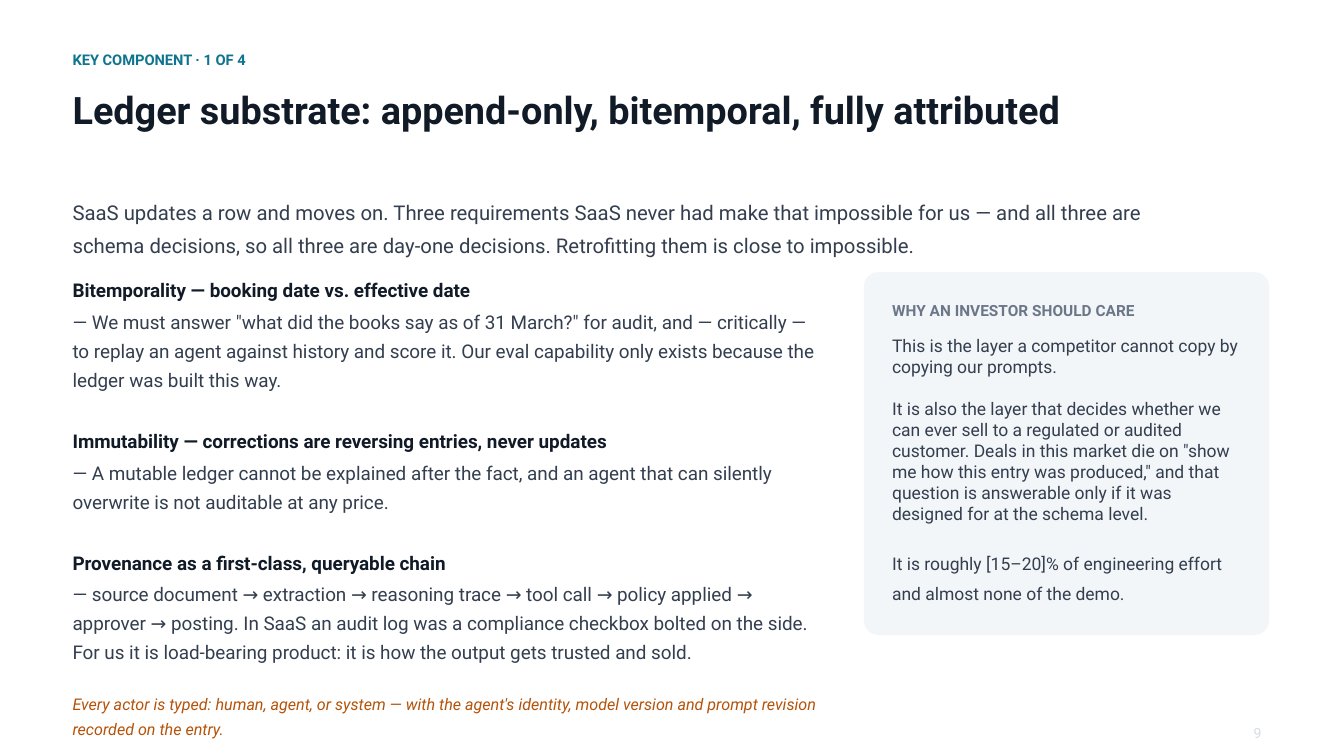
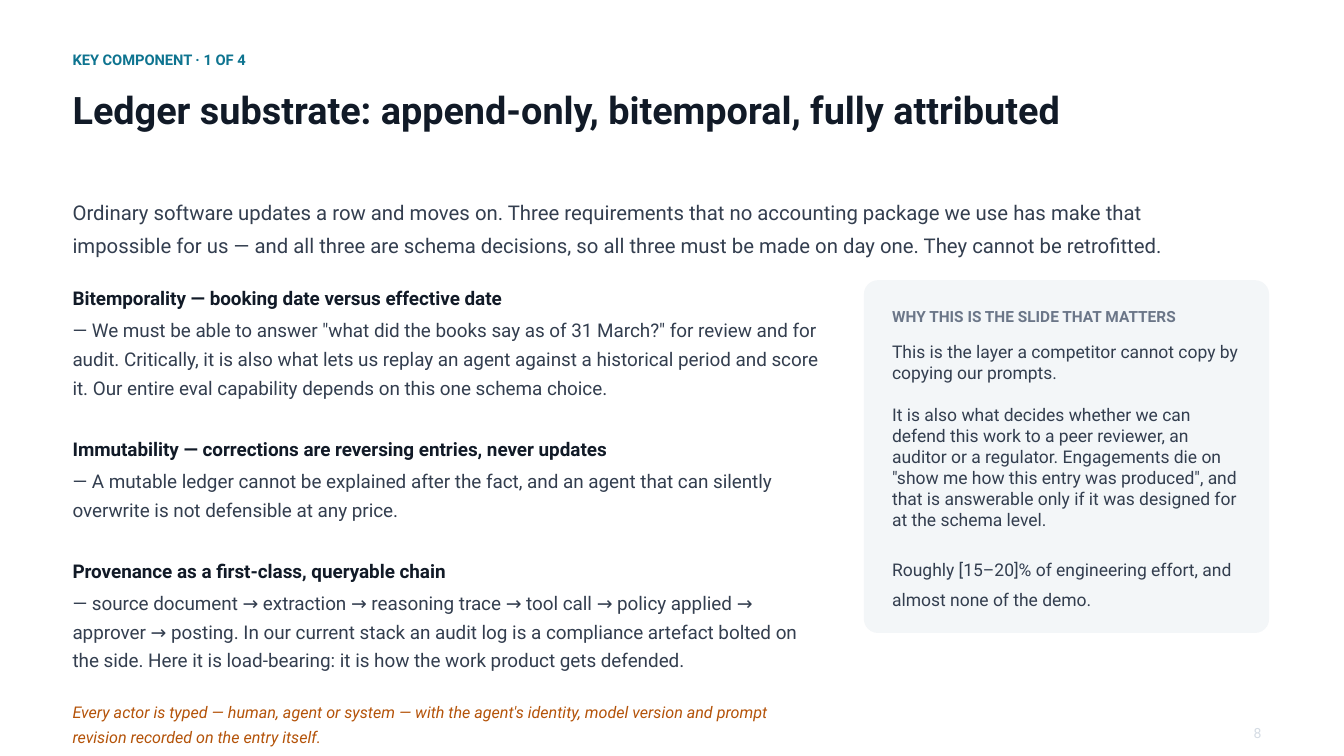
Before and after one commit to cllu/aimi-accounting-software-proposal, a slide deck: slide 9 of agent-native-accounting-deck.pptx (slide 10 before the commit). Drawn at 1344x756 pixels with LibreOffice and Linux fonts; fonts in the diff are those of the drawing. Boxes give left, top, right and bottom in pixels: in the first picture for what was removed or moved away, otherwise in the second. Text is boxed around its words. In the diff, an @@ line names an element or a change of style, - is before the commit and + after.

```diff
--- a/agent-native-accounting-deck.pptx
+++ b/agent-native-accounting-deck.pptx
@@ text at (73,204,1162,258): text changed @@
-SaaS updates a row and moves on. Three requirements SaaS never had make that impossible for us — and all three are schema decisions, so all three are day-one decisions. Retrofitting them is close to impossible.
+Ordinary software updates a row and moves on. Three requirements that no accounting package we use has make that impossible for us — and all three are schema decisions, so all three must be made on day one. They cannot be retrofitted.
@@ text at (73,290,818,399): text changed @@
-Bitemporality — booking date vs. effective date
-— We must answer "what did the books say as of 31 March?" for audit, and — critically — to replay an agent against history and score it. Our eval capability only exists because the ledger was built this way.
+Bitemporality — booking date versus effective date
+— We must be able to answer "what did the books say as of 31 March?" for review and for audit. Critically, it is also what lets us replay an agent against a historical period and score it. Our entire eval capability depends on this one schema choice.
@@ text "Bitemporality — booking date versus ...": place and size @@
-text "Bitemporality — booking date versus ..." at (73,282,816,739)
+text "Bitemporality — booking date versus ..." at (73,290,818,747)
@@ rounded rectangle: place and size @@
-rounded rectangle at (864,272,1269,635)
+rounded rectangle at (864,280,1269,633)
@@ text at (892,311,1175,322): text changed @@
-WHY AN INVESTOR SHOULD CARE
+WHY THIS IS THE SLIDE THAT MATTERS
@@ text at (892,345,1238,606): text changed @@
-This is the layer a competitor cannot copy by copying our prompts.
-It is also the layer that decides whether we can ever sell to a regulated or audited customer. Deals in this market die on "show me how this entry was produced," and that question is answerable only if it was designed for at the schema level.
-It is roughly [15–20]% of engineering effort and almost none of the demo.
+This is the layer a competitor cannot copy by copying our prompts.
+It is also what decides whether we can defend this work to a peer reviewer, an auditor or a regulator. Engagements die on "show me how this entry was produced", and that is answerable only if it was designed for at the schema level.
+Roughly [15–20]% of engineering effort, and almost none of the demo.
@@ text at (73,502,398,521): text changed @@
-— A mutable ledger cannot be explained after the fact, and an agent that can silently overwrite is not auditable at any price.
+— A mutable ledger cannot be explained after the fact, and an agent that can silently overwrite is not defensible at any price.
@@ text at (73,596,797,747): text changed @@
-— source document → extraction → reasoning trace → tool call → policy applied → approver → posting. In SaaS an audit log was a compliance checkbox bolted on the side. For us it is load-bearing product: it is how the output gets trusted and sold.
-Every actor is typed: human, agent, or system — with the agent's identity, model version and prompt revision recorded on the entry.
+— source document → extraction → reasoning trace → tool call → policy applied → approver → posting. In our current stack an audit log is a compliance artefact bolted on the side. Here it is load-bearing: it is how the work product gets defended.
+Every actor is typed — human, agent or system — with the agent's identity, model version and prompt revision recorded on the entry itself.
```
Also in this commit, not shown: 7 other slides changed, 9 slides added, 10 slides removed, 1 other file.
